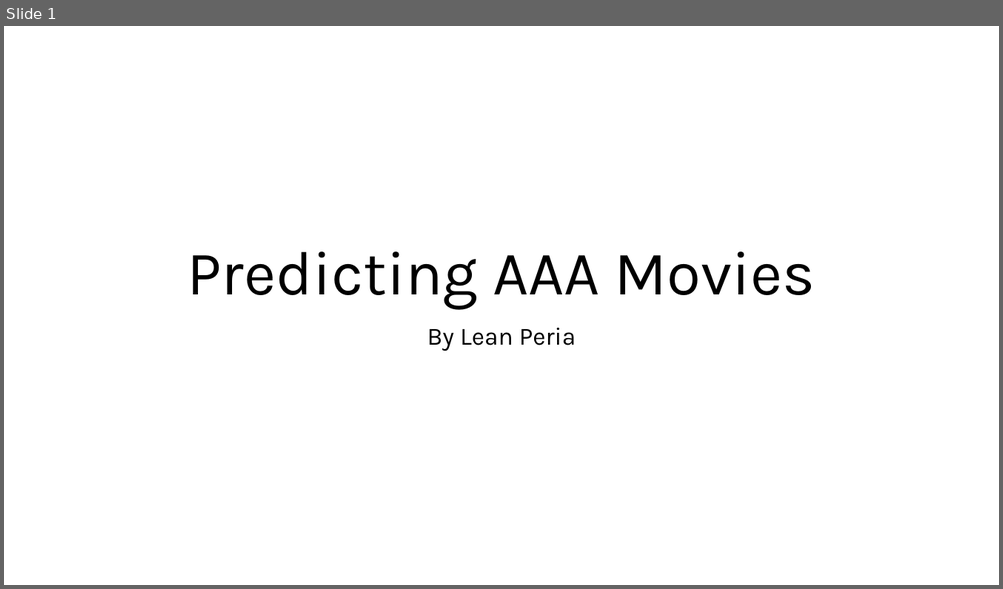
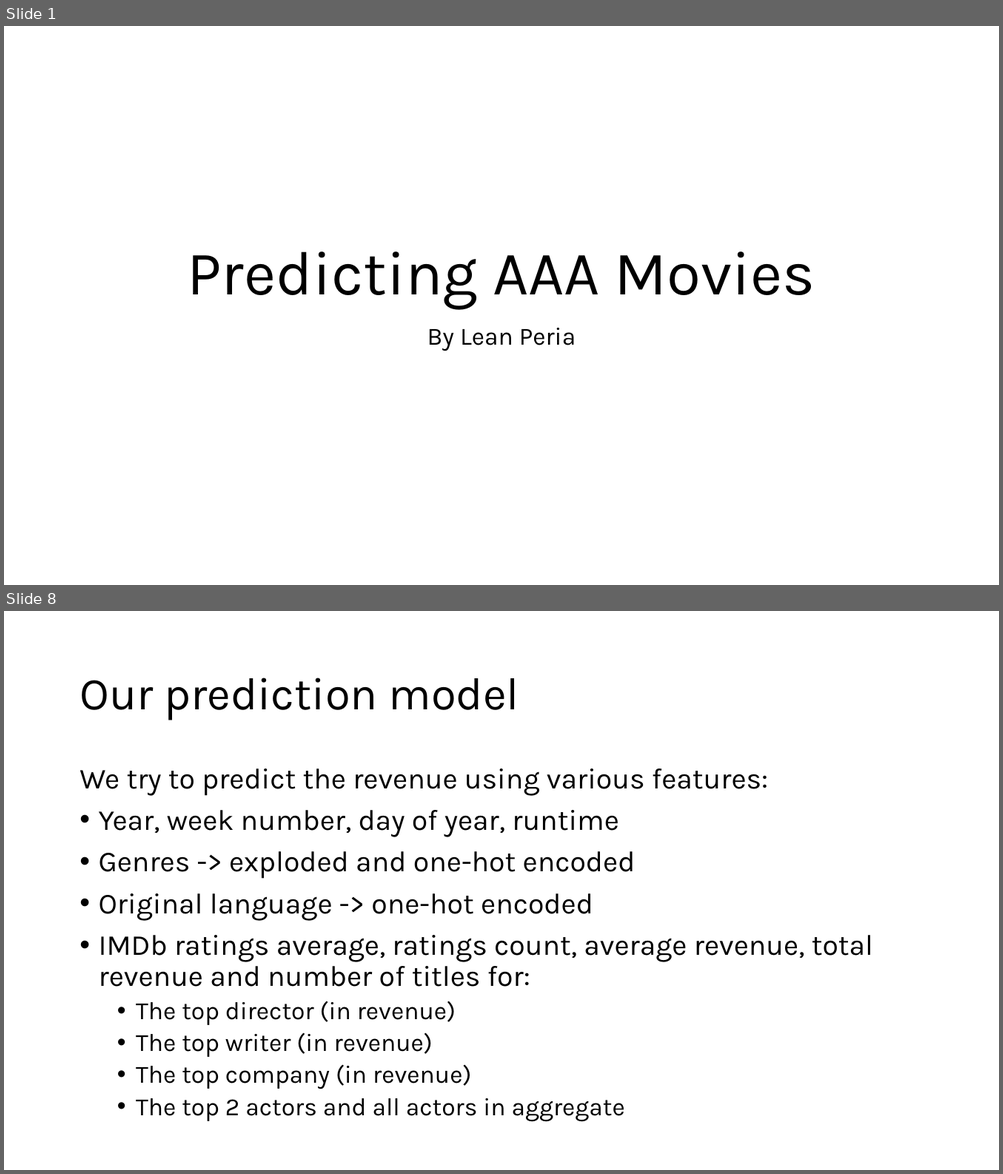
Before and after one commit to leanperia/MoviesRecommendedByLean, a slide deck: Slide Deck - Predicting AAA Movies.pptx. Shown one above the other, each under a label of ours: slide 1 before the commit, slides 1 and 8 after it; the slides between them are not shown. The pictures are 1003x589 and 1003x1174 pixels, drawn with LibreOffice and Linux fonts; fonts in the diff are those of the drawing. Boxes give left, top, right and bottom in pixels: in the first picture for what was removed or moved away, otherwise in the second. Text is boxed around its words. In the diff, an @@ line names an element or a change of style, - is before the commit and + after.

```diff
--- a/Slide Deck - Predicting AAA Movies.pptx
+++ b/Slide Deck - Predicting AAA Movies.pptx
@@ slide 8 added at (4,611,999,1170), background #FFFFFF @@
@@ title added at (79,678,520,721), 44 pt, text #000000 @@
+Our prediction model
@@ text added at (79,769,873,1122), 28 pt, text #000000 @@
+We try to predict the revenue using various features:
+• Year, week number, day of year, runtime
+• Genres -> exploded and one-hot encoded
+• Original language -> one-hot encoded
+• IMDb ratings average, ratings count, average revenue, total revenue and number of titles for:
+  • The top director (in revenue)
+  • The top writer (in revenue)
+  • The top company (in revenue)
+  • The top 2 actors and all actors in aggregate
```
Also in this commit, not shown: 12 other slides added, 1 slide removed, 3 other files.
